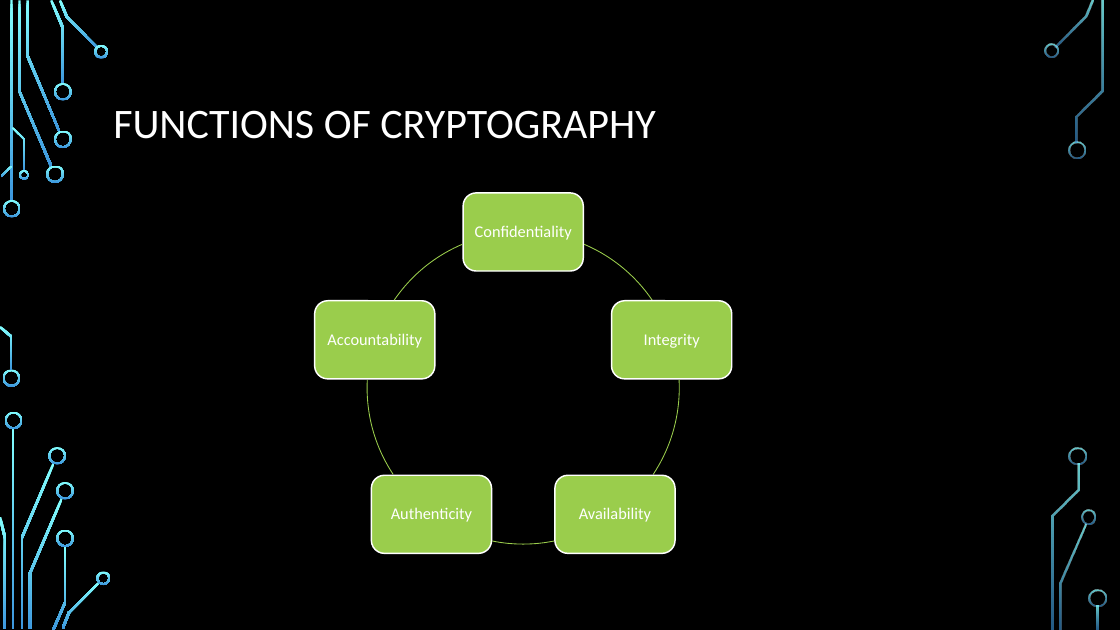
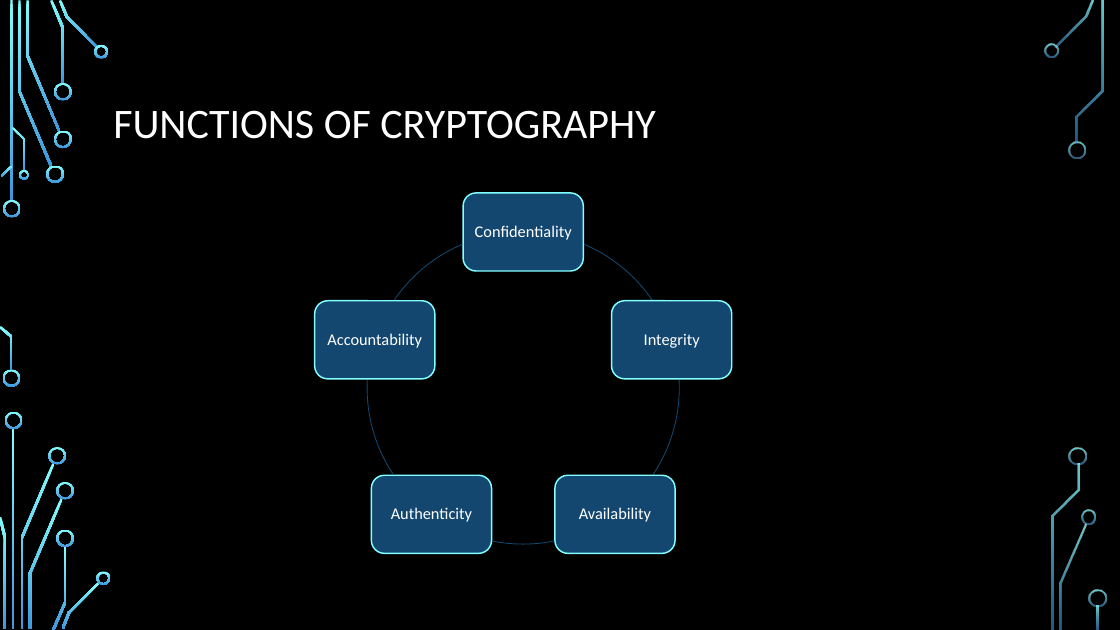
Before and after one commit to stevemann2705/meetup, a slide deck: slide 6 of Crypto.pptx (slide 5 before the commit). Drawn at 1120x630 pixels with LibreOffice and Linux fonts; fonts in the diff are those of the drawing; background and template pictures are left out. Boxes give left, top, right and bottom in pixels: in the first picture for what was removed or moved away, otherwise in the second. Text is boxed around its words. In the diff, an @@ line names an element or a change of style, - is before the commit and + after.

```diff
--- a/Crypto.pptx
+++ b/Crypto.pptx
@@ outline #9ACD4C 0.75 pt to #134770 0.75 pt in 5 elements at (367,232,680,544), (367,232,680,544), (367,232,680,544), (367,232,680,544), (367,232,680,544) @@
@@ fill #9ACD4C to #134770; outline #FFFFFF 1.25 pt to #82FFFF 1.25 pt in 5 elements at (463,193,583,271), (612,301,732,379), (555,476,676,554), (371,476,492,554), (315,301,435,379) @@
```
Also in this commit, not shown: 7 other slides changed, 3 slides added.
